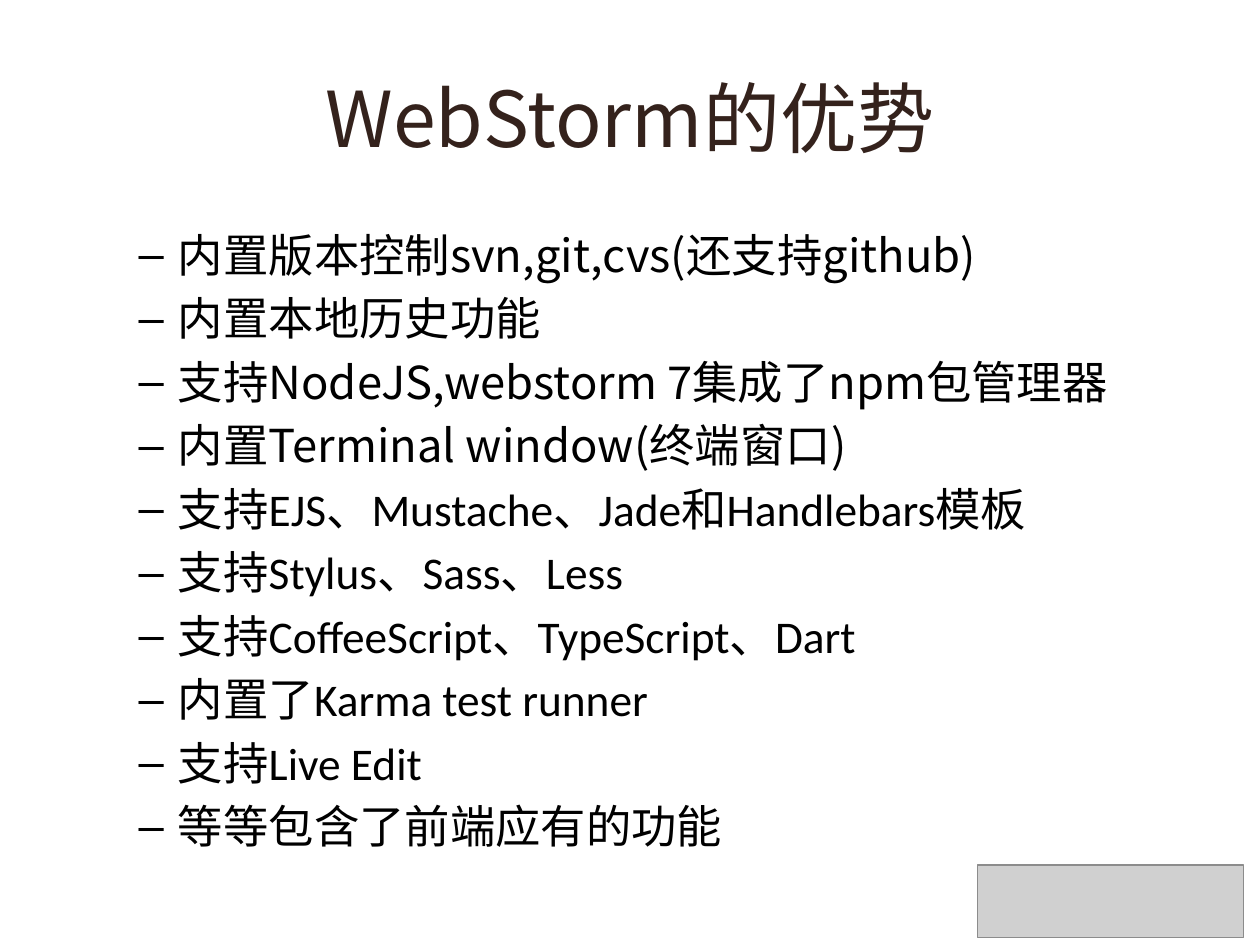
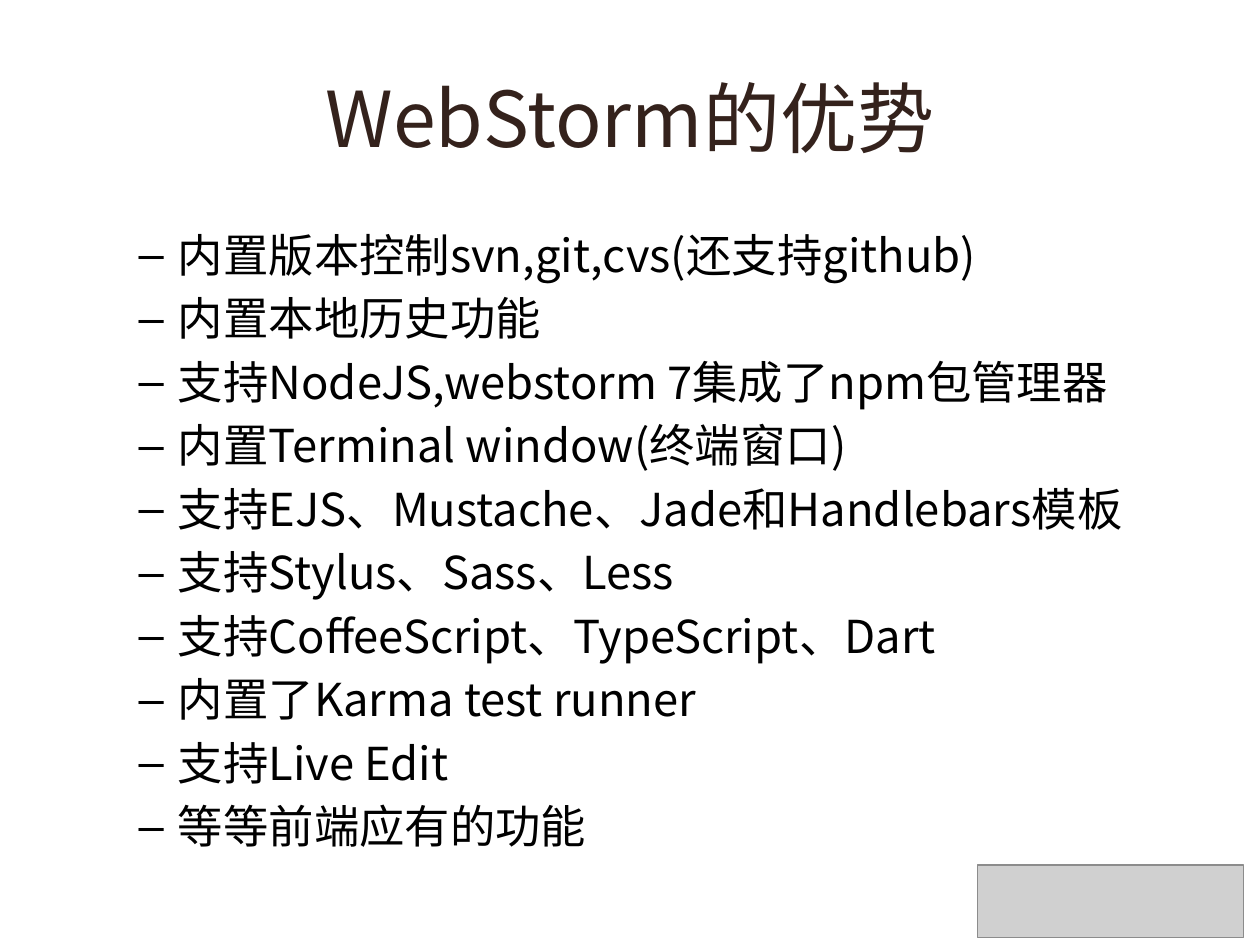
Before and after one commit to lynzz/myshare, a slide deck: slide 7 of 201311/webstorm.pptx. Drawn at 1260x945 pixels with LibreOffice and Linux fonts; fonts in the diff are those of the drawing; grey boxes stand for pictures; background and template pictures are left out. Boxes give left, top, right and bottom in pixels: in the first picture for what was removed or moved away, otherwise in the second. Text is boxed around its words. In the diff, an @@ line names an element or a change of style, - is before the commit and + after.

Commit message:
update

```diff
--- a/201311/webstorm.pptx
+++ b/201311/webstorm.pptx
@@ text at bbox=[178, 488, 1122, 784]: font Calibri to Noto Sans CJK SC in "支持EJS、Mustache、Jade和Handlebars模板", "支持Stylus、Sass、Less", "支持CoffeeScript、TypeScript、Dart", "内置了Karma test runner" and 1 more places @@
@@ text at bbox=[178, 804, 586, 847]: text changed; font Calibri to Noto Sans CJK SC @@
-  – 等等包含了前端应有的功能
+  – 等等前端应有的功能
```
Also in this commit, not shown: 1 other slide changed, 4 slides added, 5 slides removed.
